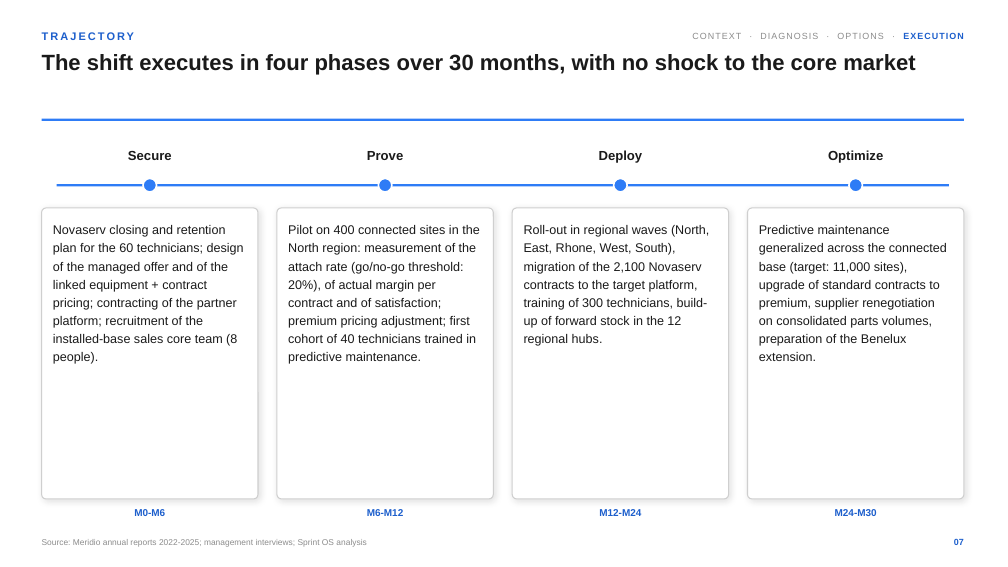
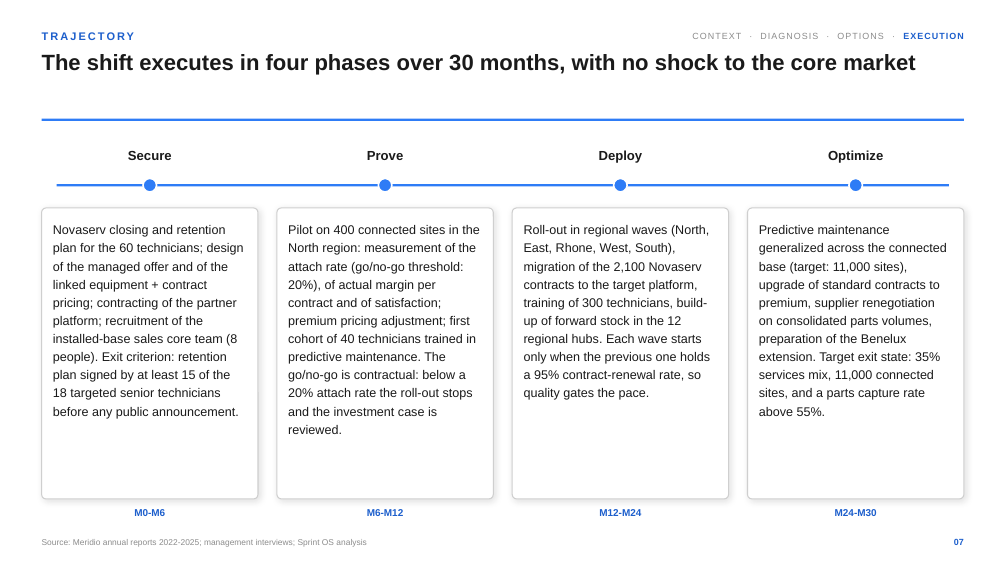
Before and after one commit to benkothmane-debug/sprintospptx, a slide deck: slide 10 of examples/golden-deck.pptx. Drawn at 1008x567 pixels with LibreOffice and Linux fonts; fonts in the diff are those of the drawing. Boxes give left, top, right and bottom in pixels: in the first picture for what was removed or moved away, otherwise in the second. Text is boxed around its words. In the diff, an @@ line names an element or a change of style, - is before the commit and + after.

```diff
--- a/examples/golden-deck.pptx
+++ b/examples/golden-deck.pptx
@@ text at bbox=[53, 225, 244, 419]: text changed @@
-Novaserv closing and retention plan for the 60 technicians; design of the managed offer and of the linked equipment + contract pricing; contracting of the partner platform; recruitment of the installed-base sales core team (8 people).
+Novaserv closing and retention plan for the 60 technicians; design of the managed offer and of the linked equipment + contract pricing; contracting of the partner platform; recruitment of the installed-base sales core team (8 people). Exit criterion: retention plan signed by at least 15 of the 18 targeted senior technicians before any public announcement.
@@ text at bbox=[288, 225, 479, 434]: text changed @@
-Pilot on 400 connected sites in the North region: measurement of the attach rate (go/no-go threshold: 20%), of actual margin per contract and of satisfaction; premium pricing adjustment; first cohort of 40 technicians trained in predictive maintenance.
+Pilot on 400 connected sites in the North region: measurement of the attach rate (go/no-go threshold: 20%), of actual margin per contract and of satisfaction; premium pricing adjustment; first cohort of 40 technicians trained in predictive maintenance. The go/no-go is contractual: below a 20% attach rate the roll-out stops and the investment case is reviewed.
@@ text at bbox=[524, 225, 710, 400]: text changed @@
-Roll-out in regional waves (North, East, Rhone, West, South), migration of the 2,100 Novaserv contracts to the target platform, training of 300 technicians, build-up of forward stock in the 12 regional hubs.
+Roll-out in regional waves (North, East, Rhone, West, South), migration of the 2,100 Novaserv contracts to the target platform, training of 300 technicians, build-up of forward stock in the 12 regional hubs. Each wave starts only when the previous one holds a 95% contract-renewal rate, so quality gates the pace.
@@ text at bbox=[759, 225, 947, 416]: text changed @@
-Predictive maintenance generalized across the connected base (target: 11,000 sites), upgrade of standard contracts to premium, supplier renegotiation on consolidated parts volumes, preparation of the Benelux extension.
+Predictive maintenance generalized across the connected base (target: 11,000 sites), upgrade of standard contracts to premium, supplier renegotiation on consolidated parts volumes, preparation of the Benelux extension. Target exit state: 35% services mix, 11,000 connected sites, and a parts capture rate above 55%.
```
Also in this commit, not shown: 8 other slides changed, 16 other files.
